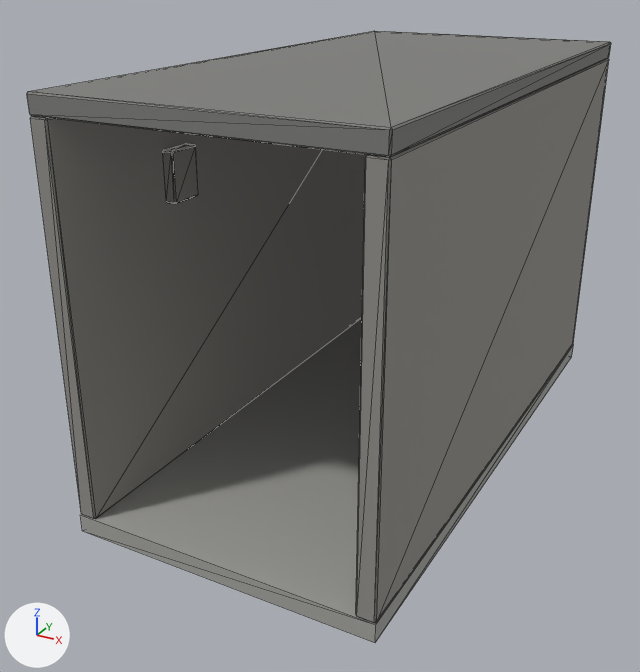
A saved change to the FBX model unity/HorrorGame/Assets/Models/MapKit/DeadEnd_Cap.fbx.
Rendered twice from a 50 mm camera at (4.34, -4.09, 3.98) aimed at (0.97, 2.05, 0.91). Arrows for +X, +Y and +Z are at lower left; the lights stay in place. The first picture is the older version. Mesh edges are drawn as thin lines. Vertices at exactly the same position are counted once.

The first picture shows 'DeadEnd_Cap'.
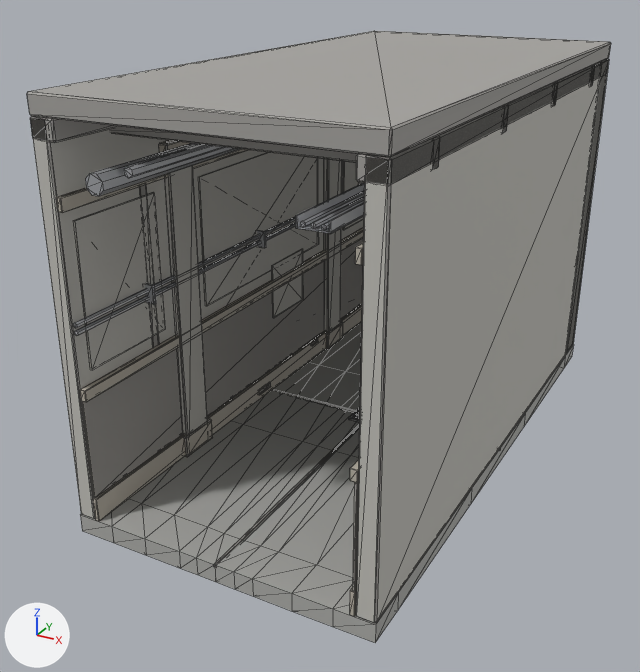
What differs and where, as boxes (x1, y1, x2, y2) in the pictures (640 x 672 px; the box of a moved part takes in the faces that stretch with it):
'DeadEnd_Cap', recoloured, reshaped (lighter): (27, 31, 611, 643) in both
part 1 of me_cube_001, moved or reshaped (mostly hidden afterwards): before (163, 143, 198, 204); after (159, 140, 190, 152)
part 2 of me_cube_001, moved or reshaped (not visible before): after (182, 418, 212, 457)
part 3 of me_cube_001, moved or reshaped (not visible before): after (325, 321, 343, 350)
part 4 of me_cube_001, added: after (215, 424, 360, 568)
part 5 of me_cube_001, added: after (272, 389, 501, 450)
part 6 of me_cube_001, added: after (73, 192, 165, 370)
part 7 of me_cube_001, added: after (198, 152, 319, 306)
part 8 of me_cube_001, added: after (343, 161, 364, 230)
part 9 of me_cube_001, added: after (272, 249, 303, 318)
part 10 of me_cube_001, added: after (259, 382, 271, 395)
part 11 of me_cube_001, built on: after (30, 58, 609, 643)
part 12 of me_cube_001, added: after (257, 230, 266, 248)

The change, as a list of edits to the scene's bpy script:
```text
Change mat_ceiling_structure:
    mat_ceiling_structure.base_color: (0.21, 0.21, 0.2) -> (0.38, 0.37, 0.35)  # grey #7e7e7c -> grey #a6a4a0
Change mat_wall_structure:
    mat_wall_structure.base_color: (0.29, 0.28, 0.26) -> (0.55, 0.54, 0.5)  # grey #93908b -> light grey #c4c2bc
Add mat_wall_dado:
    mat_wall_dado = principled_material('Wall_Dado')
    mat_wall_dado.base_color = (0.33, 0.32, 0.3)  # grey #9b9995
    mat_wall_dado.roughness = 0.93
Add mat_trim_painted:
    mat_trim_painted = principled_material('Trim_Painted')
    mat_trim_painted.base_color = (0.5, 0.46, 0.39)  # grey #bcb5a8
    mat_trim_painted.roughness = 0.62
Change me_cube_001:
    used by ob_deadend_cap; location = (0.0, 0.0, 0.0)
    remove me_cube_001.from_pydata(...)  # 332 vertices, 628 faces; spans x 0.0..2.5, y 0.0..5.0, z -0.15..3.15
    add me_cube_001.from_pydata(...)  # 1901 vertices, 3416 faces; spans x 0.0..2.5, y 0.0..5.0, z -0.15..3.15
    me_cube_001 part 1: the loose piece of 24 vertices spanning x 0.15..0.25, y 1.1..1.4, z 2.2..2.6 is scaled about its middle by (0.825, 1.28, 0.376), then moved by (-0.01, 0.0, 0.18)
    me_cube_001 part 2: the loose piece of 24 vertices spanning x 2.25..2.35, y 1.1..1.4, z 2.2..2.6 is scaled about its middle by (0.708, 1.28, 0.48), then moved by (-2.11, 0.0, -2.3)
    me_cube_001 part 3: the loose piece of 24 vertices spanning x 2.25..2.35, y 3.6..3.9, z 2.2..2.6 is scaled about its middle by (0.708, 1.28, 0.48), then moved by (-2.11, 0.0, -2.3)
    me_cube_001 part 4: a new loose piece, a box spanning x 1.238..1.262, y 0.0..5.0, z -0.022..0.0, in mat_wall_dado (grey #9b9995)
    me_cube_001 part 5: a new loose piece, a box spanning x 0.0..2.5, y 2.488..2.512, z -0.022..0.0, in mat_wall_dado (grey #9b9995)
    me_cube_001 part 6: a new loose piece, a box spanning x 0.15..0.166, y 0.13..0.97, z 1.21..2.31, in mat_wall_structure (light grey #c4c2bc)
    me_cube_001 part 7: a new loose piece, a box spanning x 0.15..0.166, y 1.53..3.47, z 1.21..2.31, in mat_wall_structure (light grey #c4c2bc)
    me_cube_001 part 8: a new loose piece, a box spanning x 0.15..0.166, y 4.03..4.87, z 1.21..2.31, in mat_wall_structure (light grey #c4c2bc)
    me_cube_001 part 9: a new loose piece, a box spanning x 0.172..0.184, y 2.557..3.124, z 0.732..1.263, in mat_wall_structure (light grey #c4c2bc)
    me_cube_001 part 10: a new loose piece, a box spanning x 0.176..0.194, y 2.252..2.458, z 0.05..0.097, in mat_wall_dado (grey #9b9995)
    me_cube_001 part 11: 7 vertices moved from x 0.16..2.34, y 4.7..4.91, z 0.01..2.99 to x 0.01..2.49, y 4.7..4.99, z 0.01..2.99; 33 vertices removed from x 0.15..2.35, y 4.71..5.0, z 0.0..3.0; 1226 vertices added at x 0.0..2.5, y 0.0..5.0, z -0.15..3.06
    me_cube_001 part 12: 8 vertices added at x 0.15..0.24, y 2.34..2.36, z 1.5..1.65
    other edits to the shape of me_cube_001 do not show in these pictures
    add me_cube_001.materials.append(mat_trim_painted)  # grey #bcb5a8
    add me_cube_001.materials.append(mat_wall_dado)  # grey #9b9995
```
